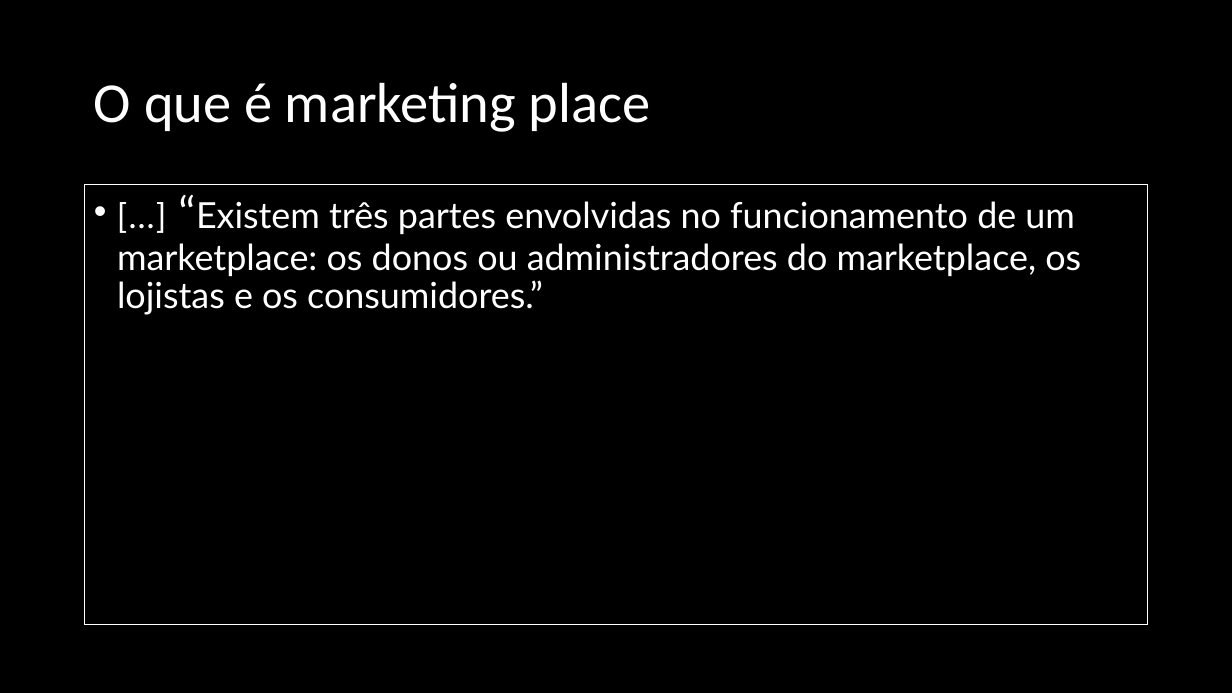
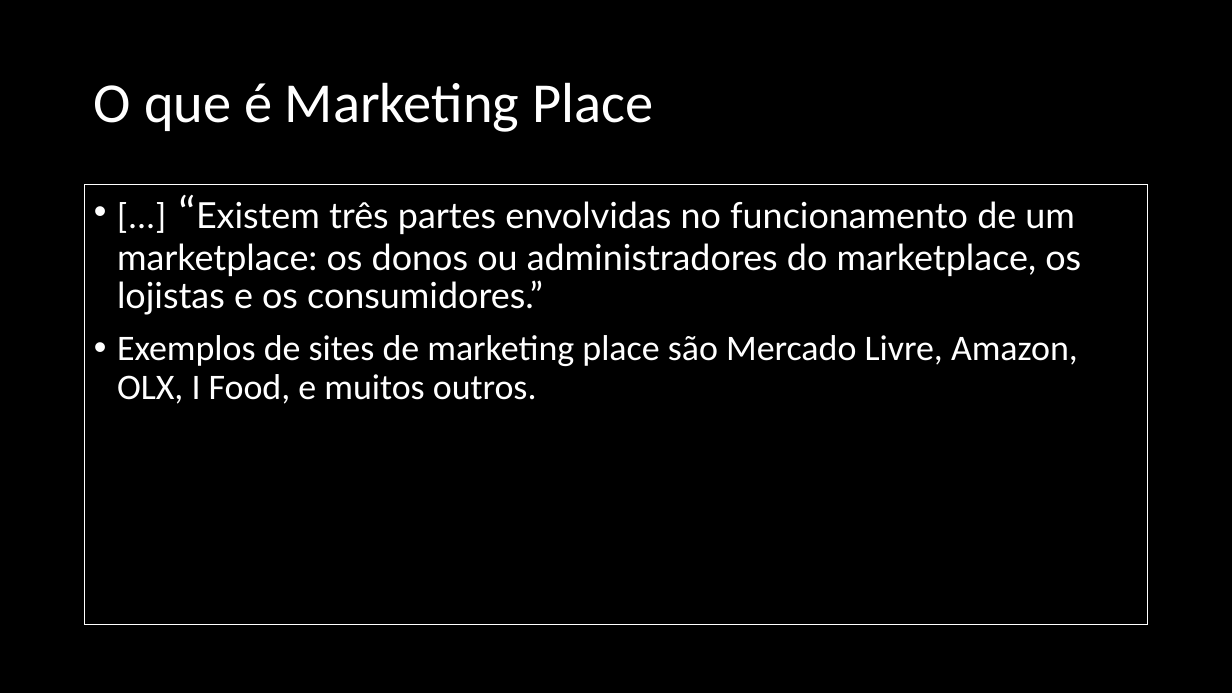
Before and after one commit to DANIELKENTARO/3-ano-analise, a slide deck: slide 3 of Pré-Projeto.pptx. Drawn at 1232x693 pixels with LibreOffice and Linux fonts; fonts in the diff are those of the drawing. Boxes give left, top, right and bottom in pixels: in the first picture for what was removed or moved away, otherwise in the second. Text is boxed around its words. In the diff, an @@ line names an element or a change of style, - is before the commit and + after.

```diff
--- a/Pré-Projeto.pptx
+++ b/Pré-Projeto.pptx
@@ title at box(94, 82, 653, 132): text changed @@
-O que é marketing place
+O que é Marketing Place
@@ text at box(117, 335, 1078, 404): paragraph added @@
+• Exemplos de sites de marketing place são Mercado Livre, Amazon, OLX, I Food, e muitos outros.
```
Also in this commit, not shown: 1 other slide changed, 1 slide added.
